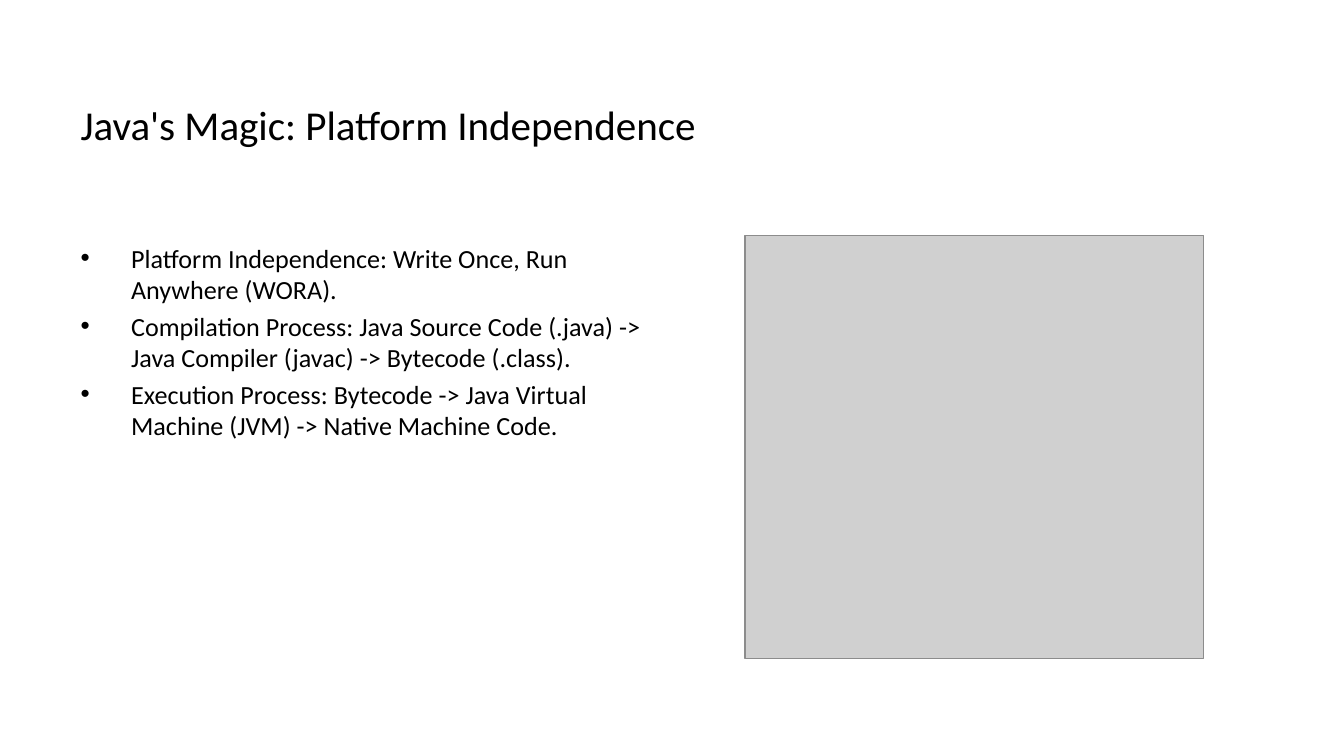
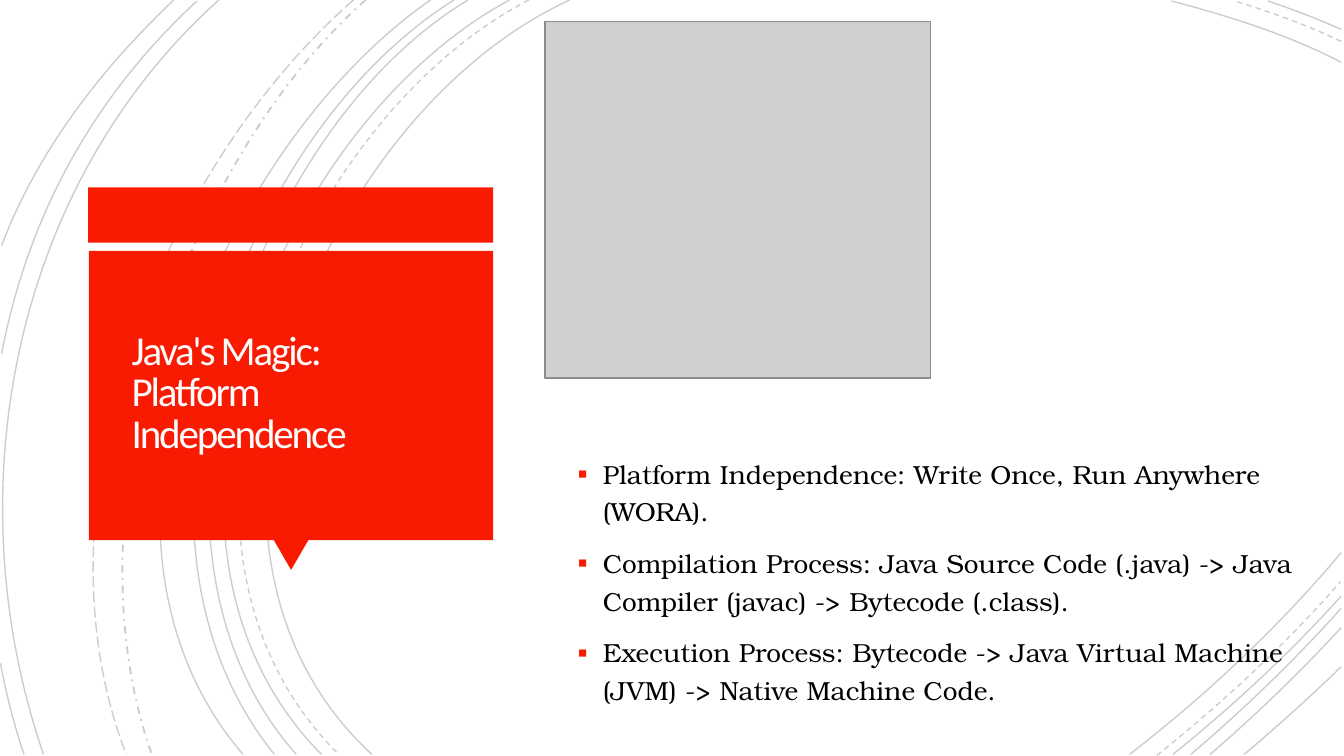
Before and after one commit to arpit3043/PropeersJavaFSBootCamp, a slide deck: slide 5 of Java Programming Crash Course_ Beginner to Intermediate.pptx. Drawn at 1344x756 pixels with LibreOffice and Linux fonts; fonts in the diff are those of the drawing; grey boxes stand for pictures. Boxes give left, top, right and bottom in pixels: in the first picture for what was removed or moved away, otherwise in the second. Text is boxed around its words. In the diff, an @@ line names an element or a change of style, - is before the commit and + after.

```diff
--- a/Java Programming Crash Course_ Beginner to Intermediate.pptx
+++ b/Java Programming Crash Course_ Beginner to Intermediate.pptx
@@ group added at box(0, 0, 1341, 755): 21 freeform shapes @@
@@ picture: place and size @@
-picture at box(745, 235, 1203, 659)
+picture at box(546, 22, 931, 378)
@@ rectangle added at box(89, 187, 493, 242), fill #F81B02 @@
@@ rectangle added at box(89, 251, 493, 540), fill #F81B02 @@
@@ title "Java's Magic: Platform Independence": place and size @@
-title "Java's Magic: Platform Independence" at box(81, 111, 695, 147)
+title "Java's Magic: Platform Independence" at box(132, 337, 347, 455)
@@ title "Java's Magic: Platform Independence" at box(132, 337, 347, 455): text colour #000000 to #FFFEFF, letter spacing 0 to -1.1 pt; line spacing 1 to 0.85 @@
@@ text "Platform Independence: Write Once, Run ...": place and size @@
-text "Platform Independence: Write Once, Run ..." at box(131, 250, 613, 439)
+text "Platform Independence: Write Once, Run ..." at box(603, 465, 1292, 704)
@@ text "Platform Independence: Write Once, Run ..." at box(603, 465, 1292, 704): font Calibri to TeX Gyre Bonum; bullet • to ▪; line spacing 1 to 1.2; more space between paragraphs; vertical alignment top to middle @@
@@ triangle added at box(274, 540, 309, 570), fill #F81B02 @@
```
Also in this commit, not shown: 11 other slides changed, 2 slides added, 2 slides removed.
